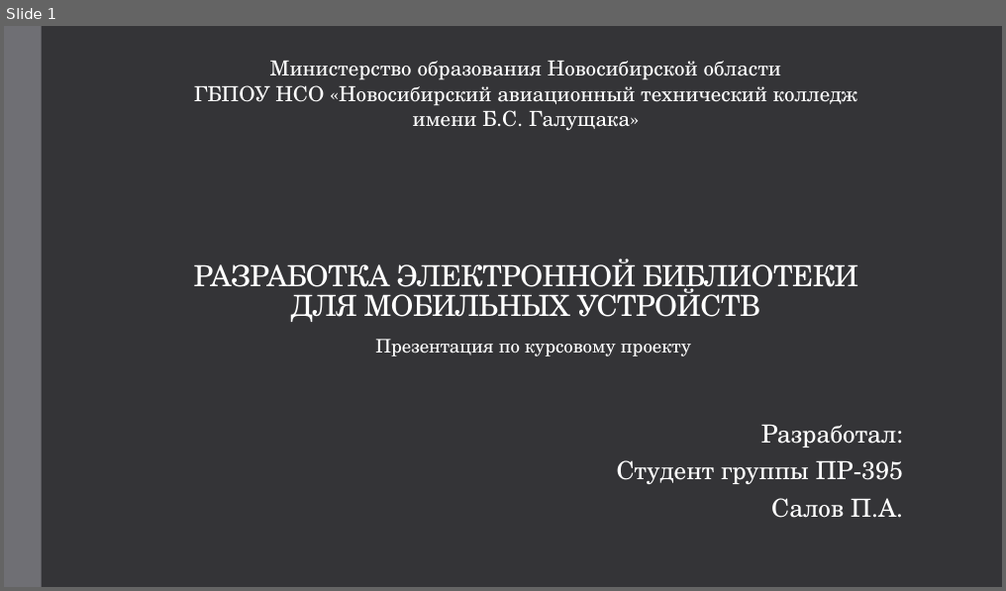
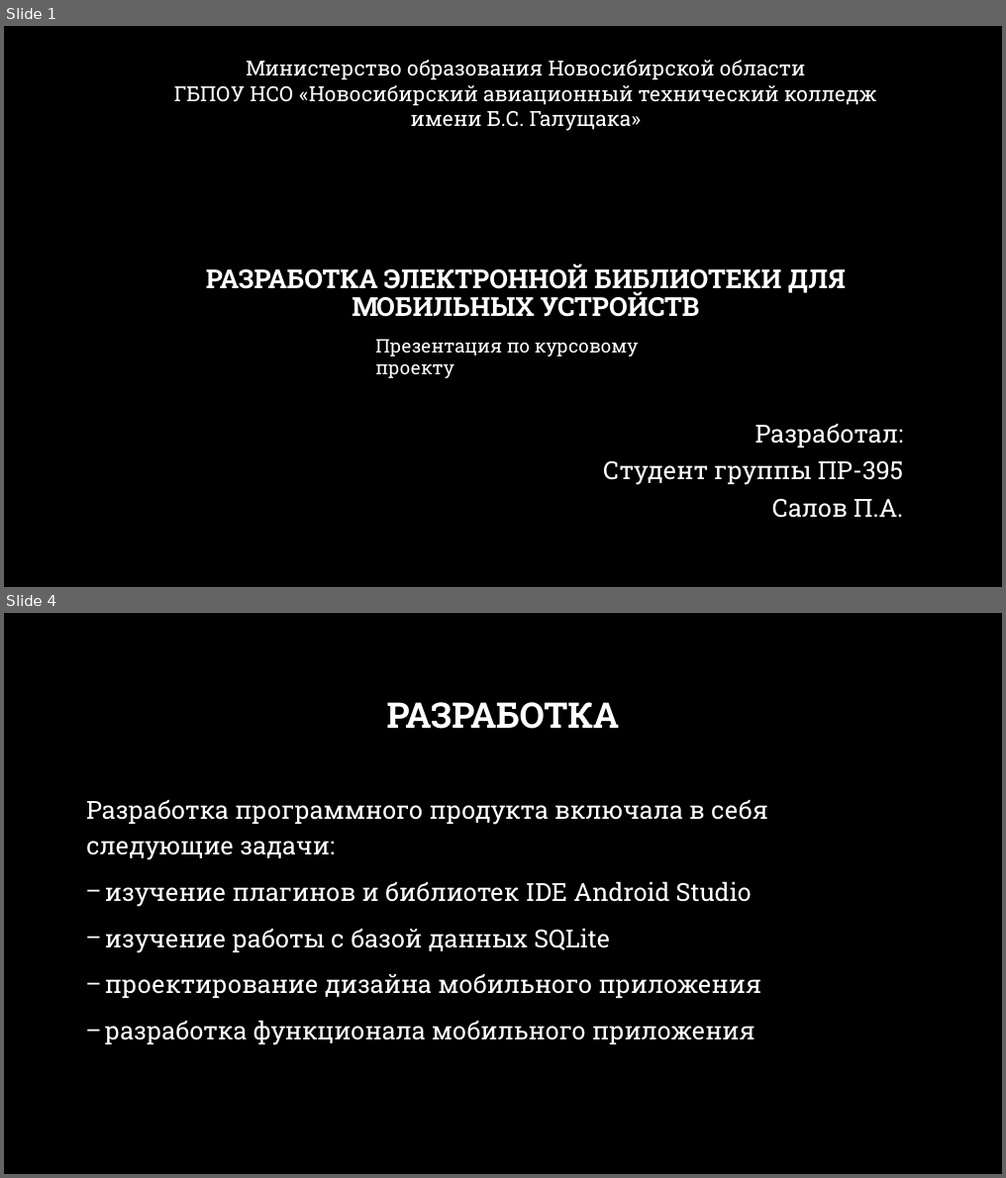
Before and after one commit to Mojukin/CourseWork, a slide deck: Презентация по курсовому проекту, Салов П.А., Пр-395.pptx. Shown one above the other, each under a label of ours: slide 1 before the commit, slides 1 and 4 after it; the slides between them are not shown. The pictures are 1006x591 and 1006x1178 pixels, drawn with LibreOffice and Linux fonts; fonts in the diff are those of the drawing; background and template pictures are left out. Boxes give left, top, right and bottom in pixels: in the first picture for what was removed or moved away, otherwise in the second. Text is boxed around its words. In the diff, an @@ line names an element or a change of style, - is before the commit and + after.

```diff
--- a/Презентация по курсовому проекту, Салов П.А., Пр-395.pptx
+++ b/Презентация по курсовому проекту, Салов П.А., Пр-395.pptx
@@ slide 4 added at [4,613,1002,1174], background picture (left out) @@
@@ title added at [387,702,619,729], 34 pt, text #FFFFFF, bold @@
+РАЗРАБОТКА
@@ text added at [86,800,768,1046], 24 pt, text #FFFFFF @@
+Разработка программного продукта включала в себя следующие задачи:
+− изучение плагинов и библиотек IDE Android Studio
+− изучение работы с базой данных SQLite
+− проектирование дизайна мобильного приложения
+− разработка функционала мобильного приложения
@@ slide 1 changed as well @@
@@ background #353537 to picture (left out) @@
@@ rectangle removed at [4,26,42,587] @@
@@ title "РАЗРАБОТКА ЭЛЕКТРОННОЙ БИБЛИОТЕКИ ДЛЯ МОБИЛЬНЫХ ..." at [206,264,846,317]: size 28 to 25.2 pt, font TeX Gyre Schola to Roboto Slab, letter spacing -0.5 to 0 pt, bold on; line spacing 0.85 to 0.9 @@
@@ font TeX Gyre Schola to Roboto Slab in 3 elements at [603,424,904,518], [174,60,877,131], [375,339,638,378] @@
```
Also in this commit, not shown: 6 other slides added, 7 slides removed, 1 other file.
